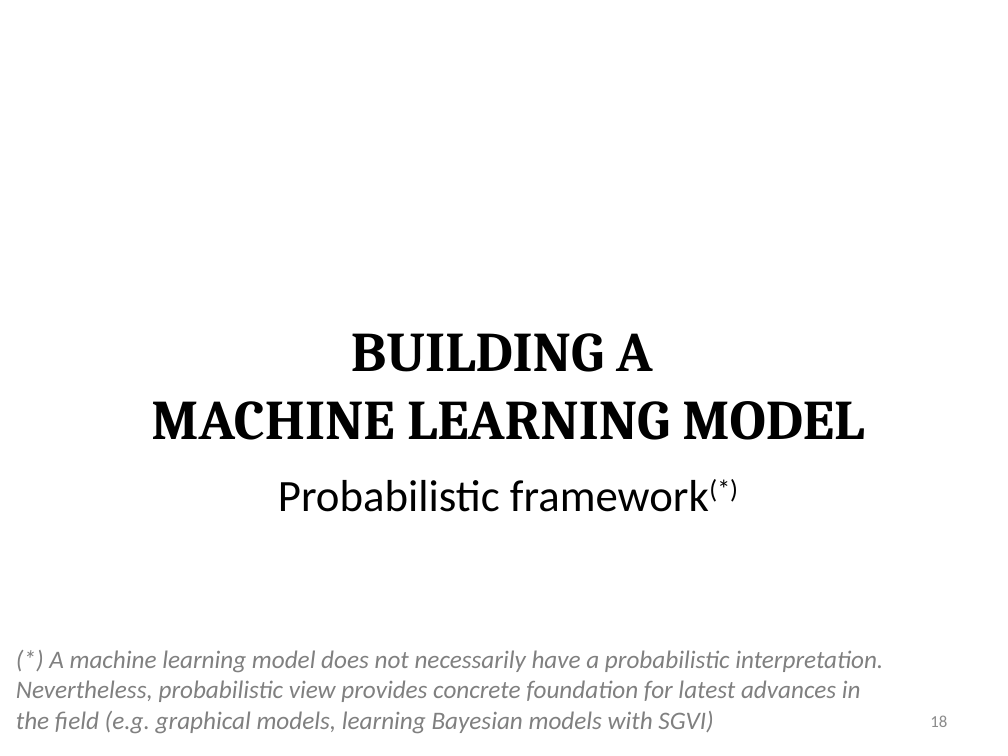
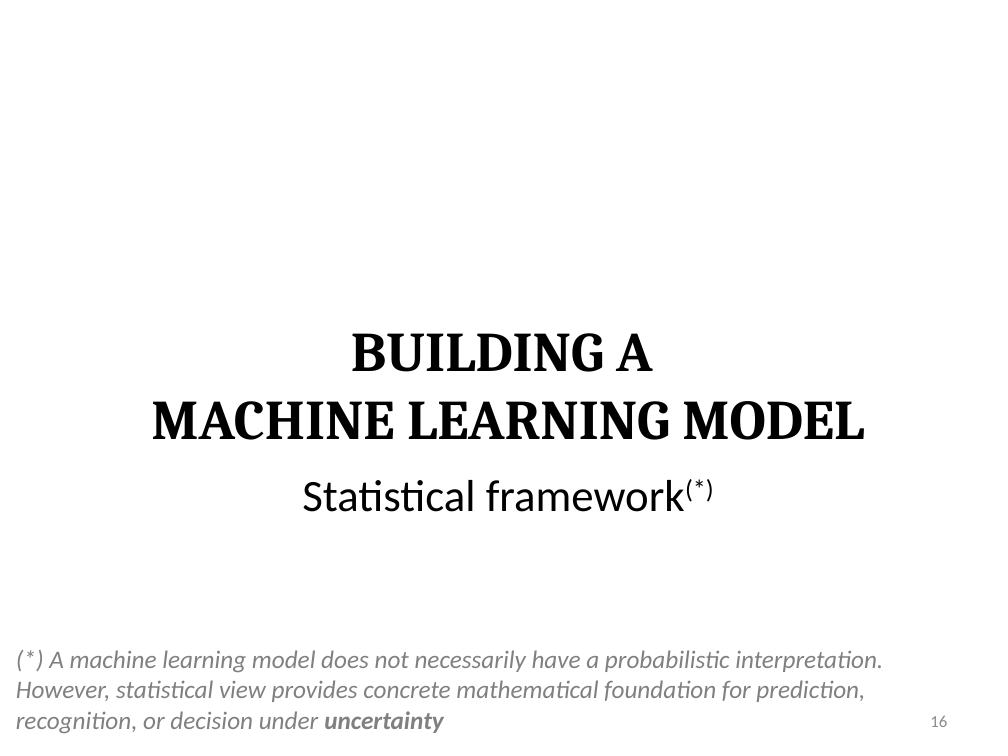
Before and after one commit to huuson94/hoamle.github.io, a slide deck: slide 16 of assets/essence_ml.pptx (slide 18 before the commit). Drawn at 1008x756 pixels with LibreOffice and Linux fonts; fonts in the diff are those of the drawing. Boxes give left, top, right and bottom in pixels: in the first picture for what was removed or moved away, otherwise in the second. Text is boxed around its words. In the diff, an @@ line names an element or a change of style, - is before the commit and + after.

```diff
--- a/assets/essence_ml.pptx
+++ b/assets/essence_ml.pptx
@@ text at [302, 480, 685, 512]: text changed @@
-Probabilistic framework(*)
+Statistical framework(*)
@@ text at [16, 650, 883, 733]: text changed @@
-(*) A machine learning model does not necessarily have a probabilistic interpretation. Nevertheless, probabilistic view provides concrete foundation for latest advances in the field (e.g. graphical models, learning Bayesian models with SGVI)
+(*) A machine learning model does not necessarily have a probabilistic interpretation. However, statistical view provides concrete mathematical foundation for prediction, recognition, or decision under uncertainty
@@ page number at [930, 716, 947, 727]: text changed @@
-18
+16
```
Also in this commit, not shown: 3 other slides changed, 3 slides removed, 15 other files.
